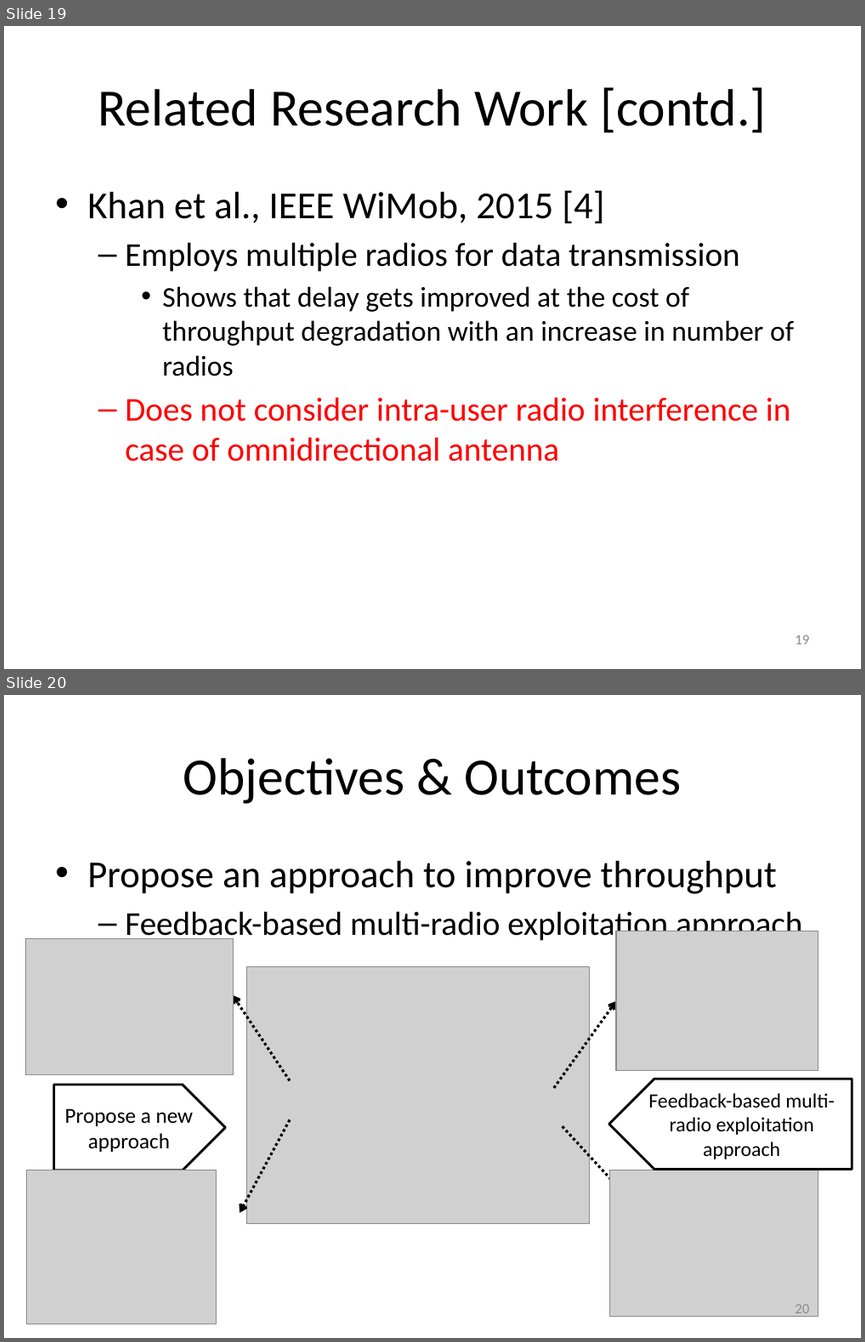
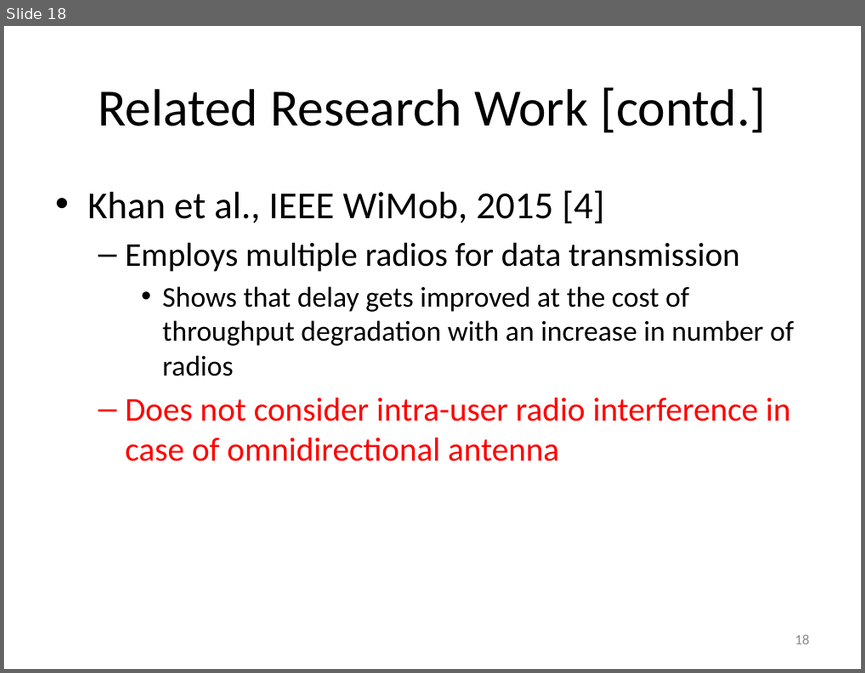
Before and after one commit to takhandipu/MSThesisPresentation, a slide deck: draft.pptx. Shown one above the other, each under a label of ours: slides 19 and 20 before the commit, slide 18 after it. The pictures are 865x1342 and 865x673 pixels, drawn with LibreOffice and Linux fonts; fonts in the diff are those of the drawing; grey boxes stand for pictures. Boxes give left, top, right and bottom in pixels: in the first picture for what was removed or moved away, otherwise in the second. Text is boxed around its words. In the diff, an @@ line names an element or a change of style, - is before the commit and + after.

```diff
--- a/draft.pptx
+++ b/draft.pptx
@@ slide 20 removed at box(4, 695, 861, 1338), background #FFFFFF @@
@@ title removed at box(183, 758, 681, 804) @@
-Objectives & Outcomes
@@ text removed at box(87, 861, 802, 943) @@
-• Propose an approach to improve throughput
-  – Feedback-based multi-radio exploitation approach
@@ picture removed at box(25, 939, 233, 1075) @@
@@ picture removed at box(616, 931, 818, 1072) @@
@@ picture removed at box(247, 967, 590, 1224) @@
@@ arrow removed from (290, 1081) to (233, 995) @@
@@ arrow removed from (554, 1088) to (616, 1001) @@
@@ pentagon arrow removed at box(53, 1084, 225, 1169) @@
-Propose a new approach
@@ pentagon arrow removed at box(609, 1079, 851, 1168) @@
-Feedback-based multi-radio exploitation approach
@@ arrow removed from (290, 1120) to (239, 1213) @@
@@ arrow removed from (562, 1126) to (625, 1195) @@
@@ picture removed at box(26, 1169, 216, 1324) @@
@@ picture removed at box(610, 1169, 818, 1316) @@
@@ page number removed at box(794, 1304, 809, 1317) @@
-20
@@ what was slide 19 is now slide 18 @@
@@ page number at box(794, 634, 809, 644): text changed @@
-19
+18
```
Also in this commit, not shown: 9 slides changed, 12 slides added, 6 other slides removed, 2 other files.
